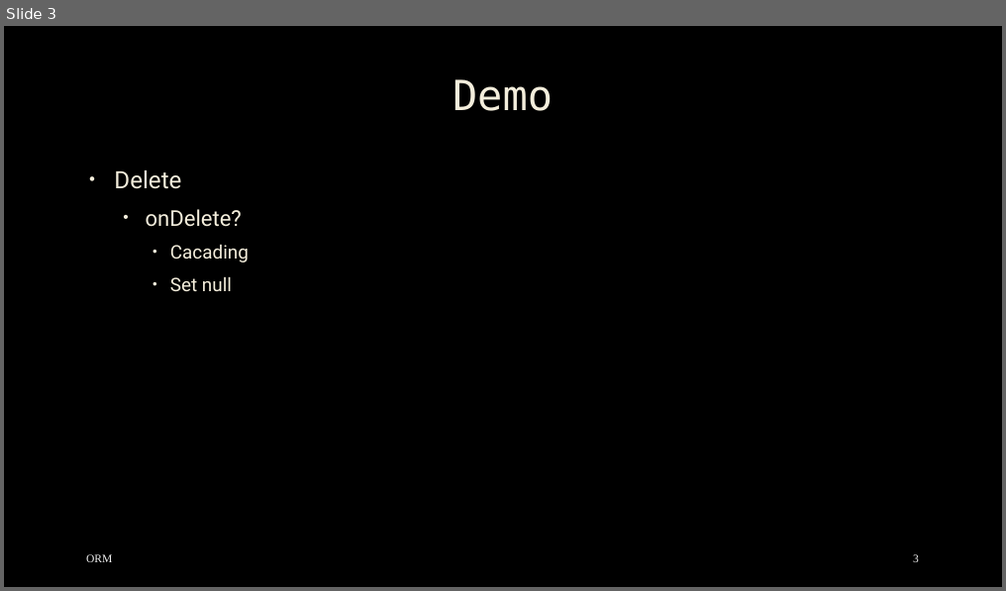
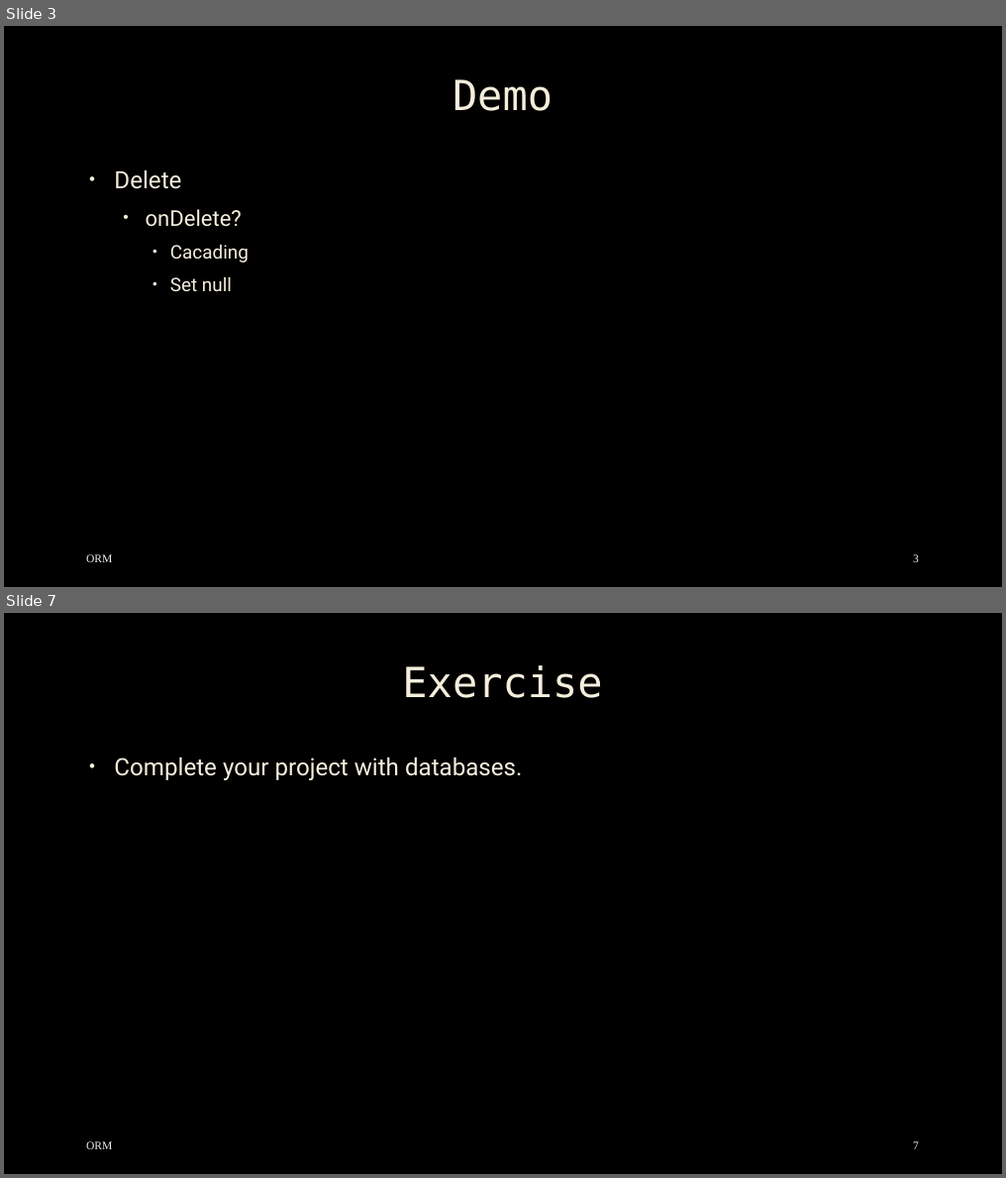
Before and after one commit to mostafa8026/nestjs-course, a slide deck: orm/orm-03.pptx. Shown one above the other, each under a label of ours: slide 3 before the commit, slides 3 and 7 after it; the slides between them are not shown. The pictures are 1006x591 and 1006x1178 pixels, drawn with LibreOffice and Linux fonts; fonts in the diff are those of the drawing; background and template pictures are left out. Boxes give left, top, right and bottom in pixels: in the first picture for what was removed or moved away, otherwise in the second. Text is boxed around its words. In the diff, an @@ line names an element or a change of style, - is before the commit and + after.

```diff
--- a/orm/orm-03.pptx
+++ b/orm/orm-03.pptx
@@ slide 7 added at box(4, 613, 1002, 1174), background picture (left out) @@
@@ title added at box(402, 665, 602, 698), 40 pt, text #F4EEDC @@
+Exercise
@@ text added at box(114, 758, 523, 780), 23 pt, text #F4EEDC @@
+• Complete your project with databases.
@@ text added at box(86, 1142, 112, 1150), 11 pt, text #F2F2F2 @@
+ORM
@@ page number added at box(913, 1142, 919, 1150), 11 pt, text #F2F2F2 @@
+7
```
Also in this commit, not shown: 1 slide changed, 2 other slides added.
